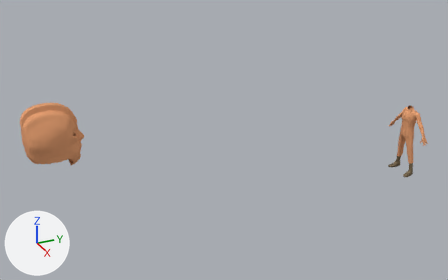
Before and after pictures for a commit that changed the Blender file BlendFilesForUnity/R_CharacterModel.blend.
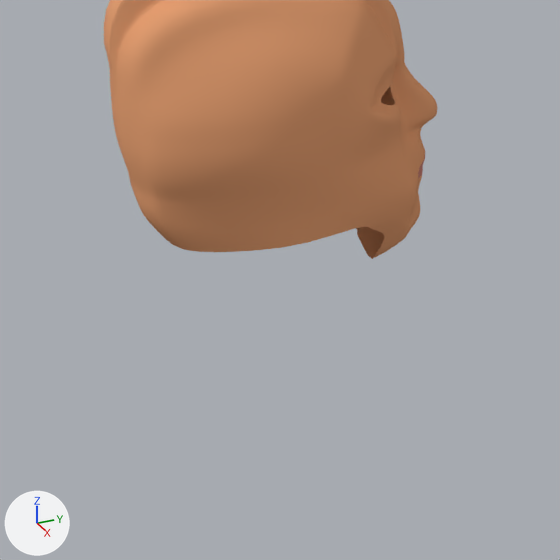
Each version appears first whole from a 50 mm camera at (27.42, -24.69, 18.17) aimed at (-6.65, -9.35, 1.14), and next in a close-up on the part from 0% to 24% of the width and 41% to 80% of the height. Arrows for +X, +Y and +Z are at lower left; the lights stay in place.
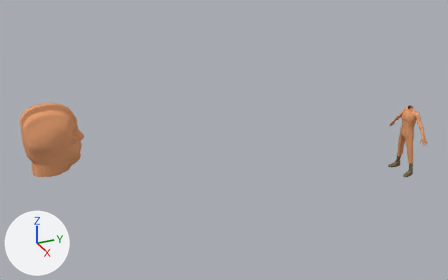
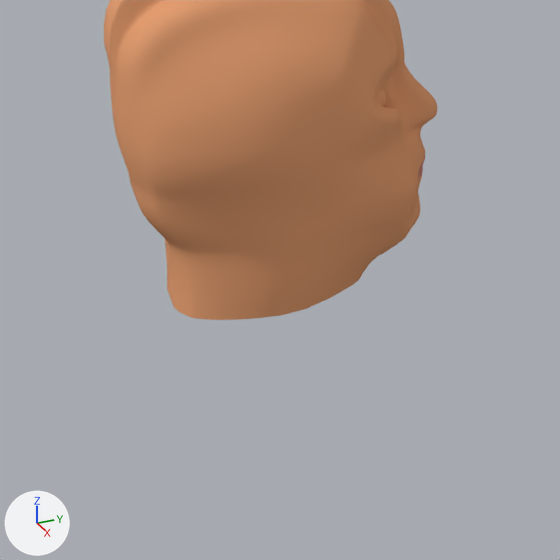
The change, as JSON lines over the scene's bpy script:
```json
{"block": "me_plane_001", "where": "# used by ob_plane_001; location = (-14.33, -17.38, 0.67); rotation_euler = (1.571, 0.0, 0.0), in degrees (90, 0, 0)"}
{"op": "remove", "block": "me_plane_001", "code": "me_plane_001.from_pydata(...)  # 725 vertices, 671 faces, 2 loose edges; spans x -1.46..0.0, y -2.88..1.95, z -0.36..3.94"}
{"op": "add", "block": "me_plane_001", "code": "me_plane_001.from_pydata(...)  # 1254 vertices, 1230 faces, 2 loose edges; spans x -1.46..0.0, y -3.15..1.95, z -0.36..3.94"}
{"block": "me_plane_001", "change": "me_plane_001 part 1: a new loose piece, a UV sphere (32 segments, 16 rings, poles along y) spanning x -0.87..-0.3, y -0.7..-0.13, z 0.45..1.02, in mat_material (beige #e5a073)"}
{"block": "me_plane_001", "change": "me_plane_001 part 2"}
{"block": "me_plane_001", "change": "50 vertices are added at x -1.26..0.0, y -3.15..-2.19, z 1.05..3.56"}
{"block": "me_plane_001", "change": "9 new vertices lie (0.0, -0.07, -0.02) away from vertices in x -1.26..0.0, y -2.12..-2.11, z 1.84..3.54"}
{"block": "me_plane_001", "change": "5 new vertices lie (0.0, -0.12, -0.02) away from vertices in x -1.26..-0.51, y -2.19, z 1.82..3.46"}
{"block": "me_plane_001", "change": "5 new vertices lie (0.0, -0.43, 0.02) away from vertices in x -0.64..0.0, y -2.45..-2.44, z 3.35..3.5"}
{"block": "me_plane_001", "change": "68 new faces join them, mat_material (beige #e5a073)"}
```

Location of each change, [x1, y1, x2, y2] in pixels of the close-ups (560 x 560 px):
```json
{"object": "Plane.001", "change": "reshaped", "before": [104, 0, 437, 259], "after": [104, 0, 437, 320]}
{"part": 1, "of": "me_plane_001", "change": "added", "after": [378, 87, 386, 107]}
{"part": 2, "of": "me_plane_001", "change": "added", "after": [165, 227, 379, 320]}
```
